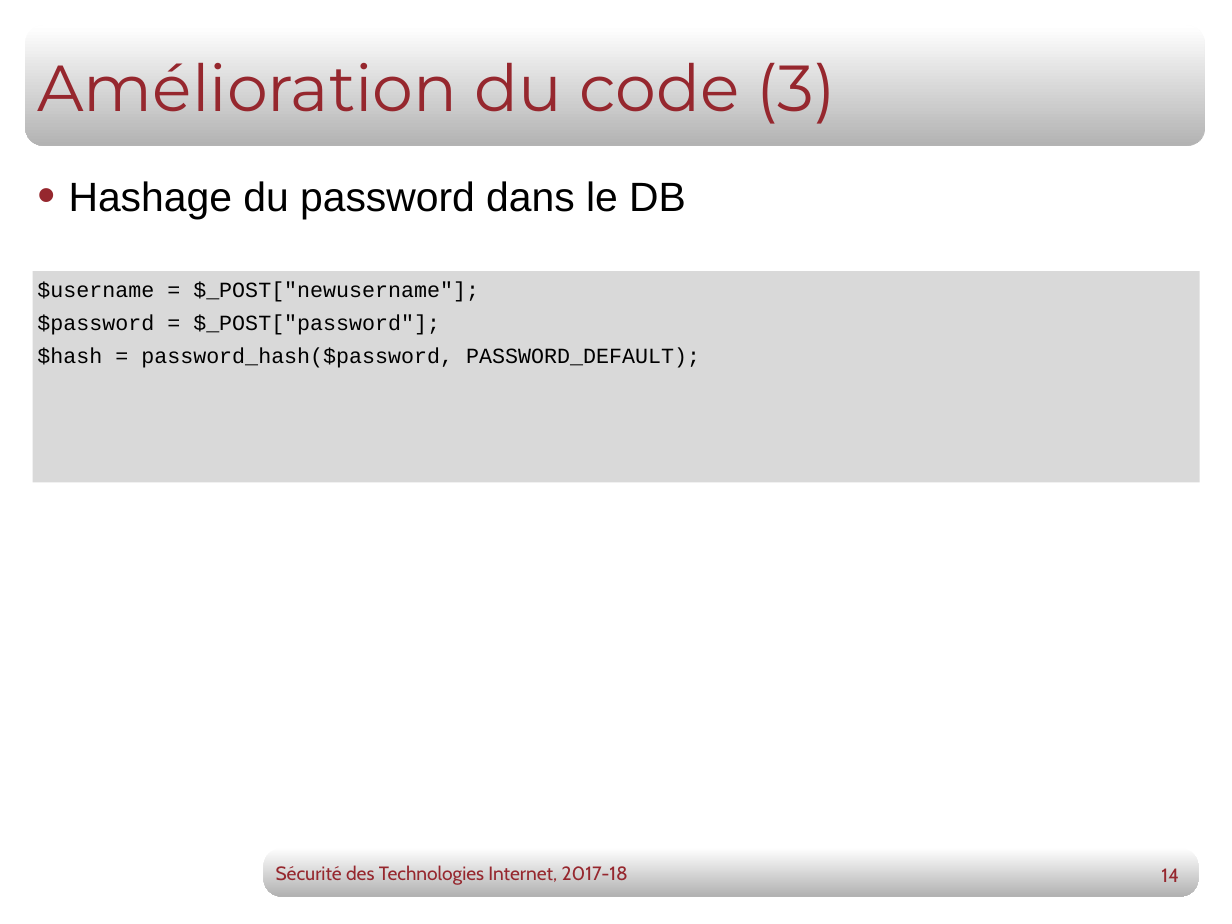
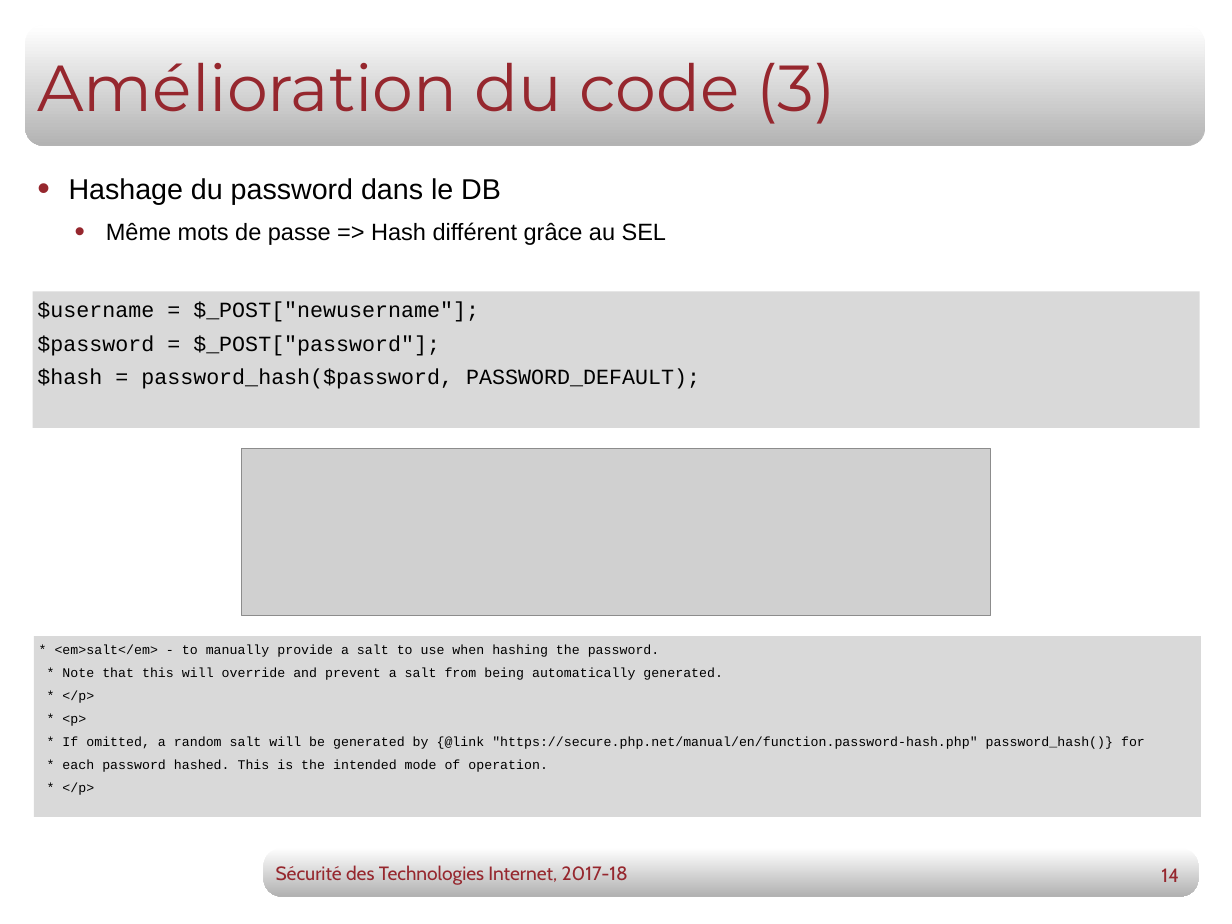
Before and after one commit to Dylan-Hamel/sti_web-project, a slide deck: slide 14 of rapports/STI18_presentation_projet2.ppt. Drawn at 1232x924 pixels with LibreOffice and Linux fonts; fonts in the diff are those of the drawing; grey boxes stand for pictures; background and template pictures are left out. Boxes give left, top, right and bottom in pixels: in the first picture for what was removed or moved away, otherwise in the second. Text is boxed around its words. In the diff, an @@ line names an element or a change of style, - is before the commit and + after.

Commit message:
Update presentation

```diff
--- a/rapports/STI18_presentation_projet2.ppt
+++ b/rapports/STI18_presentation_projet2.ppt
@@ text at (69, 178, 501, 205): size 34 to 23.8 pt in "Hashage du password dans le DB" @@
@@ text at (106, 222, 666, 245): paragraph added @@
+  • Même mots de passe => Hash différent grâce au SEL
@@ rectangle "$username = $_POST["newusername"];": place and size @@
-rectangle "$username = $_POST["newusername"];" at (33, 271, 1200, 483)
+rectangle "$username = $_POST["newusername"];" at (33, 291, 1200, 427)
@@ picture added at (242, 449, 990, 616) @@
@@ rectangle added at (34, 636, 1201, 817), fill #D9D9D9, 11 pt, text #000000 @@
+* <em>salt</em> - to manually provide a salt to use when hashing the password.
+* Note that this will override and prevent a salt from being automatically generated.
+* </p>
+* <p>
+* If omitted, a random salt will be generated by {@link "https://secure.php.net/manual/en/function.password-hash.php" password_hash()} for
+* each password hashed. This is the intended mode of operation.
+* </p>
```
